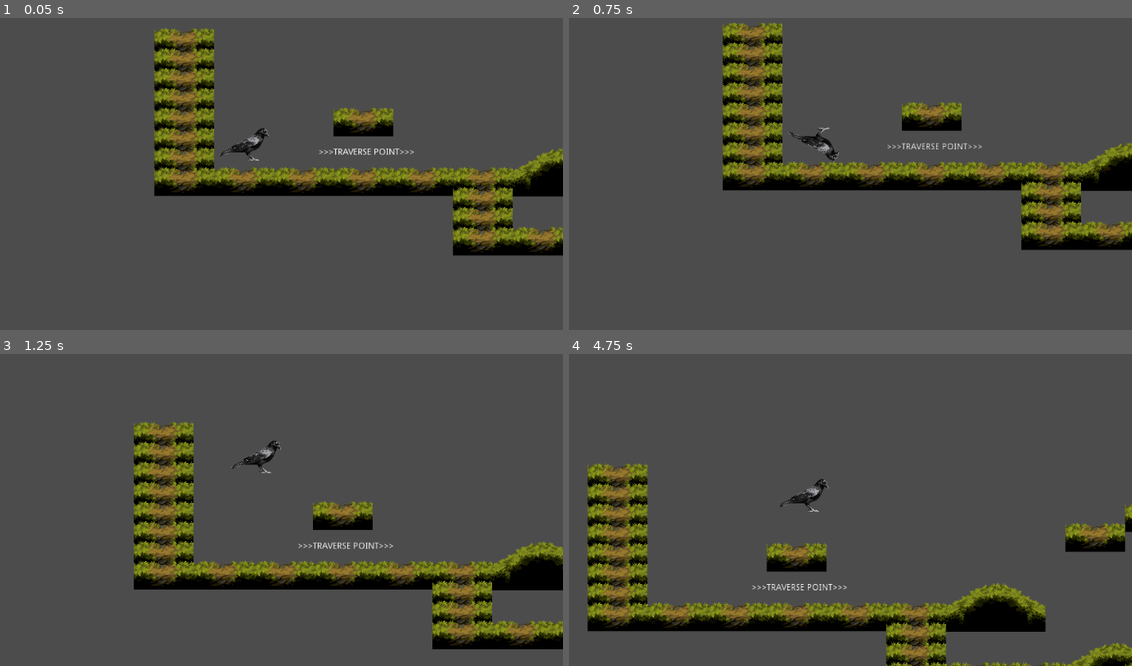
Above: before the commit, frames 1-4 (two rows, left to right).
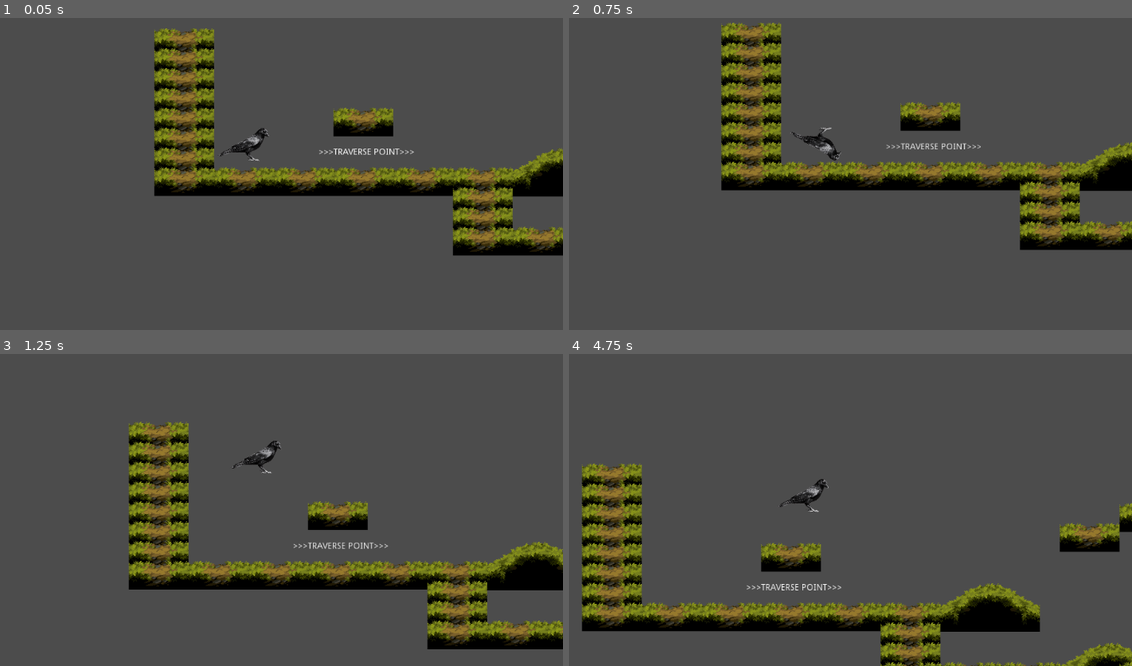
Above: after the commit, the same moments.

Repository: MPLekter/ToT---Player-Actions
Game: Godot game, scene res://Scenes/TestScene.tscn
The game is run twice, just before and just after one commit, with the same random seed, the same clock (stepped at 60 frames per second) and the same inputs.
Inputs:
- Up to frame 1 (0.05 s): no input
- Up to frame 2 (0.75 s): hold Right (player_right) from 0.53 s (still down); hold A (player_crouch) from 0.53 s (still down)
- Up to frame 3 (1.25 s): keep holding Right (player_right); keep holding A (player_crouch); tap Space (player_jump) at 0.77 s
- Up to frame 4 (4.75 s): release A (player_crouch) at 1.28 s; tap A (player_crouch) at 1.35, 2.85, 4.35 s; tap Space (player_jump) at 1.52, 3.02, 3.77, 4.52 s; release Right (player_right) at 2.03 s; hold Left (player_left) 2.03-2.78 s; hold A (player_crouch) 2.03-2.78 s; hold Right (player_right) 2.78-4.28 s; hold A (player_crouch) 3.53-4.28 s; hold Left (player_left) from 4.28 s (still down)

Frame 1 is identical in both runs. In frame 2, 4.5% of the frame differs, in the area x 27-100%, y 1-75%; in frame 3, 8.4%; in frame 4, 9.2%, in the area x 2-100%, y 35-100%.

Commit message:
Update gravity - now player does not slide down every slope

Diff:
--- a/Scenes/Player.tscn
+++ b/Scenes/Player.tscn
@@ -1,6 +1,6 @@
 [gd_scene load_steps=6 format=2]
 
-[ext_resource path="res://Scripts/PlayerMovement_EliCuayong.gd" type="Script" id=1]
+[ext_resource path="res://Scripts/PlayerMovement_2D platformer.gd" type="Script" id=1]
 [ext_resource path="res://Assets/crow.png" type="Texture" id=2]
 
 [sub_resource type="CapsuleShape2D" id=1]
--- a/Scripts/PlayerMovement_EliCuayong.gd
+++ b/Scripts/PlayerMovement_2D platformer.gd
@@ -131,9 +131,10 @@
 	playerStandUp()
 
 func applyGravity():
-	motion.y += gravity
-	if motion.y > maxFallSpeed:
-		motion.y = maxFallSpeed
+	if not is_on_floor(): #turn this line off if should slide down every slope.
+		motion.y += gravity
+		if motion.y > maxFallSpeed:
+			motion.y = maxFallSpeed
 
 func slideLogic():
 	#use smaller collision shape
@@ -147,7 +148,7 @@
 	if Input.is_action_pressed("player_crouch"):
 		if is_on_floor() and isMoving and not isSlowing:
 			#Do these once on click
-			print_debug(timestamp, " STATE: begun sliding")
+			print_debug(timestamp, " STATE: started sliding")
 			var currentSpeed = motion.x
 			while Input.is_action_pressed("player_crouch"):
 				playerSlide()
